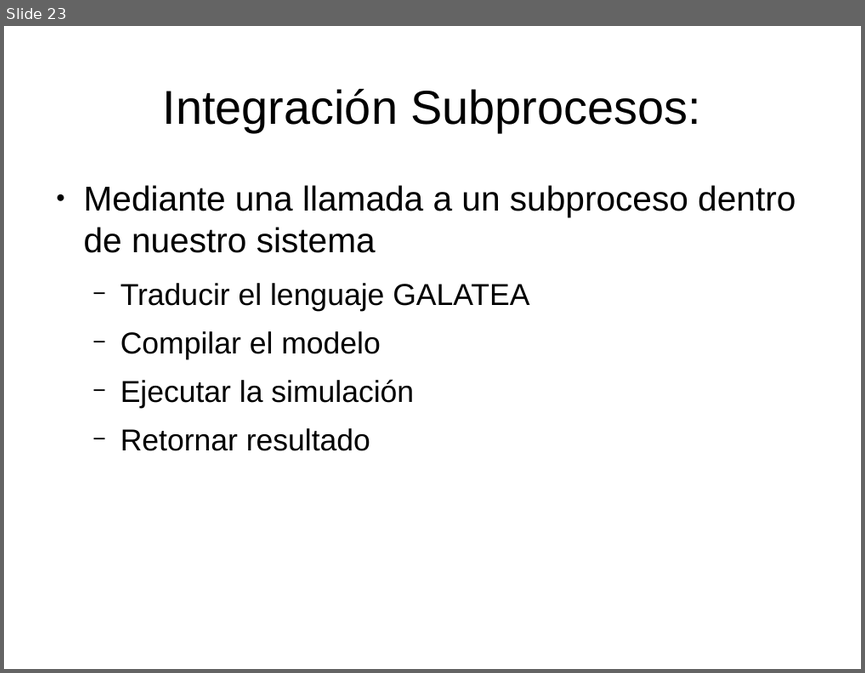
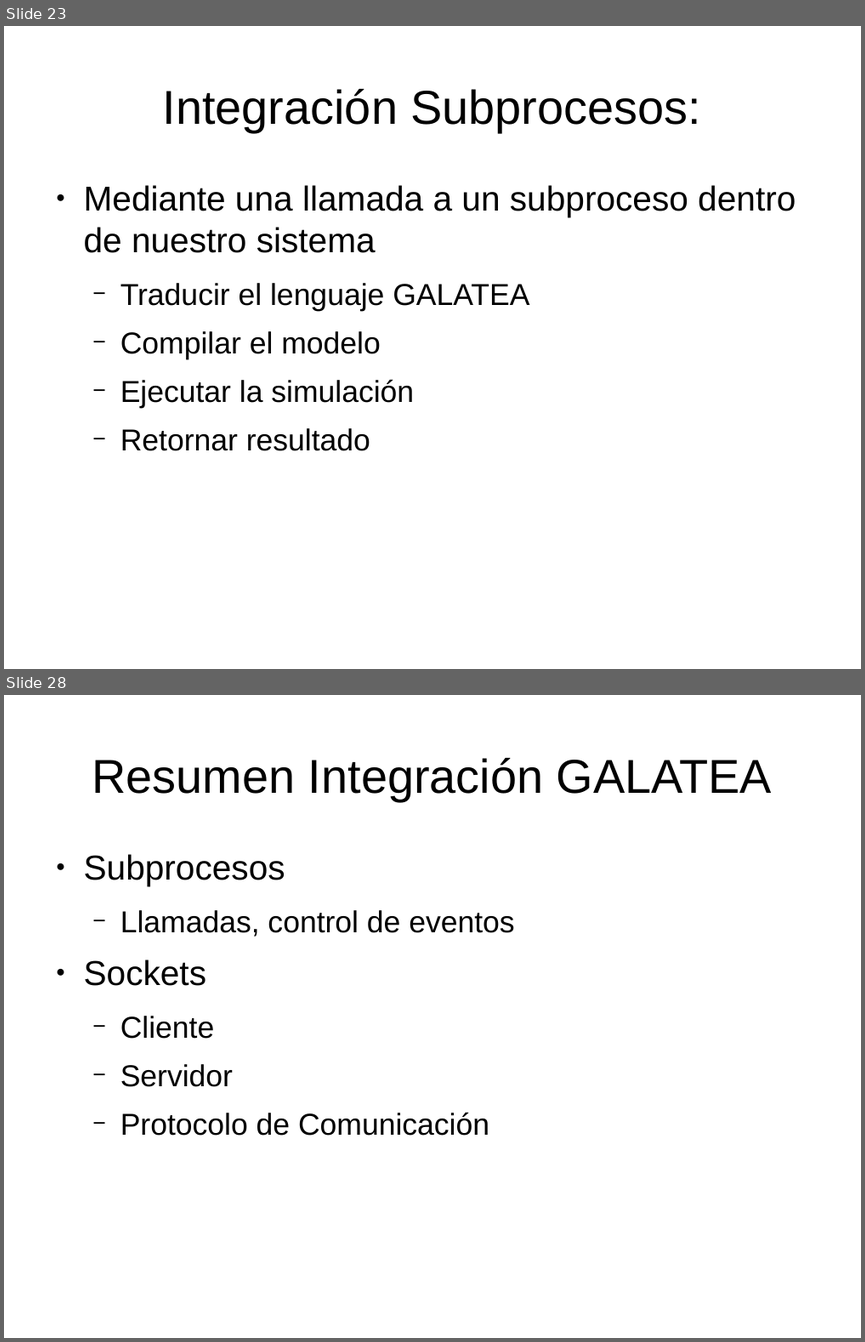
Before and after one commit to velasquezerik/tesis-doc, a slide deck: Presentacion/Presentacion Tesis.odp. Shown one above the other, each under a label of ours: slide 23 before the commit, slides 23 and 28 after it; the slides between them are not shown. The pictures are 865x673 and 865x1342 pixels, drawn with LibreOffice and Linux fonts; fonts in the diff are those of the drawing. Boxes give left, top, right and bottom in pixels: in the first picture for what was removed or moved away, otherwise in the second. Text is boxed around its words. In the diff, an @@ line names an element or a change of style, - is before the commit and + after.

```diff
--- a/Presentacion/Presentacion Tesis.odp
+++ b/Presentacion/Presentacion Tesis.odp
@@ slide 28 added at box(4, 695, 861, 1338), background #FFFFFF @@
@@ title added at box(92, 758, 772, 801), 44 pt, text #000000 @@
+Resumen Integración GALATEA
@@ text added at box(84, 854, 514, 1135), 28 pt, text #000000 @@
+● Subprocesos
+  − Llamadas, control de eventos
+● Sockets
+  − Cliente
+  − Servidor
+  − Protocolo de Comunicación
```
Also in this commit, not shown: 12 other slides added, 4 other files.
